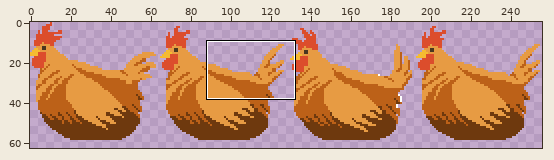
Sprite sheet: assets/images/chicken01.png. Above: a wide view before the commit, with the close-up outlined.
Close-up. Before the edit:
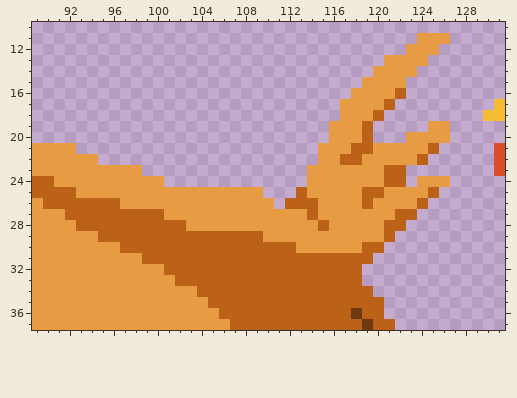
The file is 256x256 pixels. Shown: x 89..131, y 10..37. The wide view leaves out empty margins. The commit also changed other parts of the picture, which this record leaves out.
And afterwards:
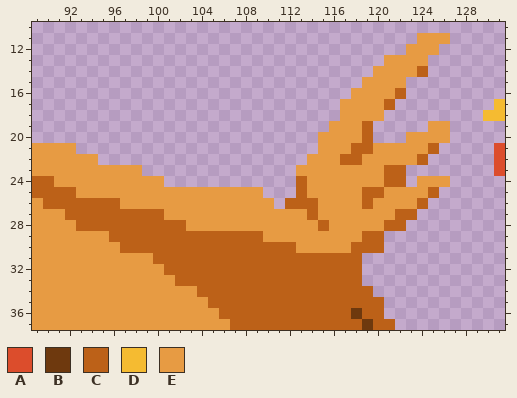
Palette (. is transparent): A #dc4d2c  B #6e390e  C #bc6118  D #f5bb31  E #e79b43
The edit:
y 14: x 124 . -> C
y 18: x 120 C -> E
y 20: x 115 . -> E
y 22: x 114 . -> E
y 23: x 113 . -> E
y 24: x 113 . -> C
y 29: x 95 C -> E; x 119..121 EEC -> CC.
y 30: x 118 E -> C
y 31: x 99 C -> E; x 119 C -> .
